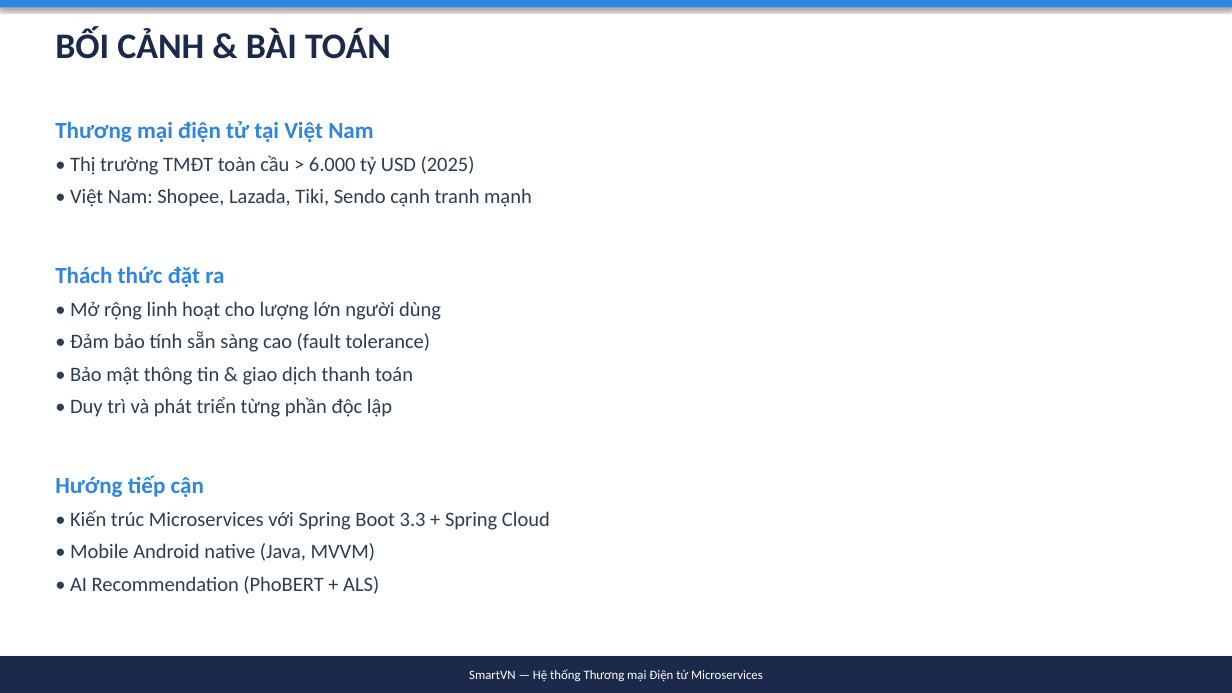
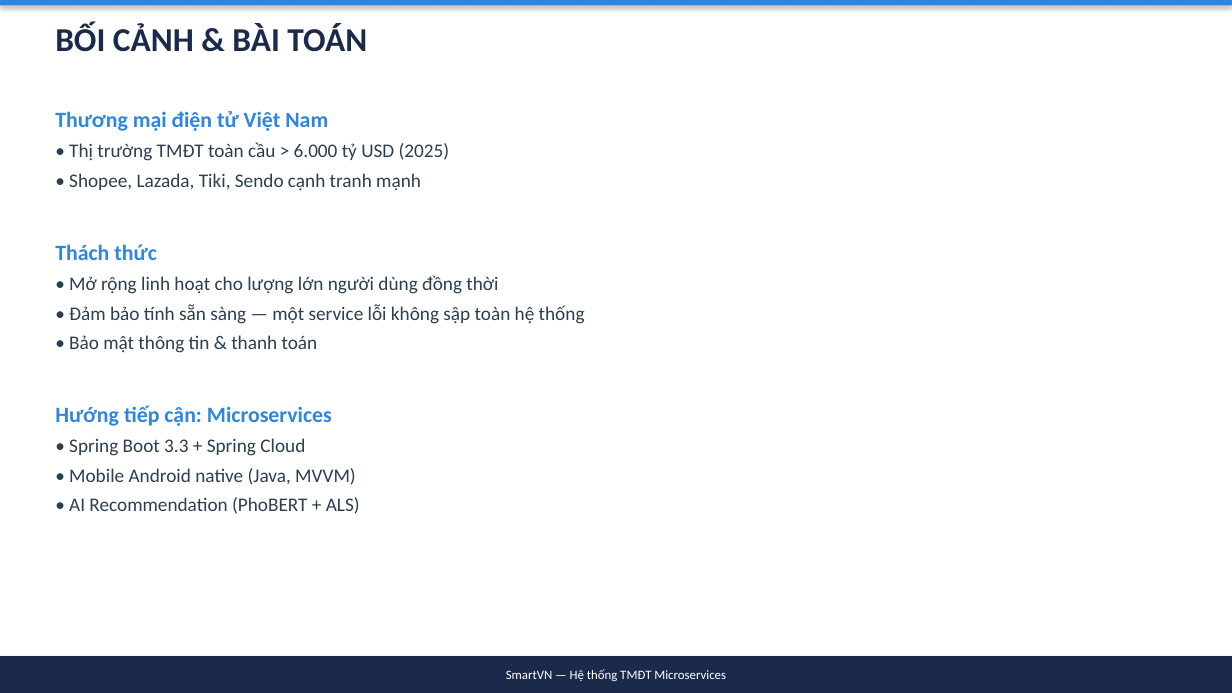
Before and after one commit to simasangggg/smartvn-report, a slide deck: slide 4 of SmartVN-Slides.pptx. Drawn at 1232x693 pixels with LibreOffice and Linux fonts; fonts in the diff are those of the drawing. Boxes give left, top, right and bottom in pixels: in the first picture for what was removed or moved away, otherwise in the second. Text is boxed around its words. In the diff, an @@ line names an element or a change of style, - is before the commit and + after.

Commit message:
refactor: Giảm slide xuống 23, tập trung Mobile
- Gộp 42 slides → 23 slides (gọn hơn, dễ trình bày)
- Mở rộng phần Mobile (6 slides): Login, Product, Cart/Checkout, Profile/Orders
- Giảm phần lý thuyết, tập trung demo UI + features
- Mỗi slide Mobile có ảnh screenshot + mô tả tính năng

```diff
--- a/SmartVN-Slides.pptx
+++ b/SmartVN-Slides.pptx
@@ text "BỐI CẢNH & BÀI TOÁN" at (55, 24, 367, 52): size 28 to 26 pt @@
@@ text "Thương mại điện tử Việt ...": place and size @@
-text "Thương mại điện tử Việt ..." at (55, 121, 550, 594)
+text "Thương mại điện tử Việt ..." at (55, 111, 585, 514)
@@ text at (55, 111, 328, 131): text changed; size 18 to 17 pt @@
-Thương mại điện tử tại Việt Nam
+Thương mại điện tử Việt Nam
@@ text at (69, 142, 450, 514): size 16 to 15 pt in "• Thị trường TMĐT toàn cầu > ...", "• Mobile Android native (Java, MVVM)", "• AI Recommendation (PhoBERT + ALS)"; less space between paragraphs @@
@@ text at (55, 173, 585, 456): text changed; size 16 to 15 pt @@
-• Việt Nam: Shopee, Lazada, Tiki, Sendo cạnh tranh mạnh
-Thách thức đặt ra
-• Mở rộng linh hoạt cho lượng lớn người dùng
-• Đảm bảo tính sẵn sàng cao (fault tolerance)
-• Bảo mật thông tin & giao dịch thanh toán
-• Duy trì và phát triển từng phần độc lập
-Hướng tiếp cận
-• Kiến trúc Microservices với Spring Boot 3.3 + Spring Cloud
+• Shopee, Lazada, Tiki, Sendo cạnh tranh mạnh
+Thách thức
+• Mở rộng linh hoạt cho lượng lớn người dùng đồng thời
+• Đảm bảo tính sẵn sàng — một service lỗi không sập toàn hệ thống
+• Bảo mật thông tin & thanh toán
+Hướng tiếp cận: Microservices
+• Spring Boot 3.3 + Spring Cloud
@@ text in rectangle at (506, 669, 726, 681): text changed @@
-SmartVN — Hệ thống Thương mại Điện tử Microservices
+SmartVN — Hệ thống TMĐT Microservices
```
Also in this commit, not shown: 15 other slides changed, 7 slides added, 26 slides removed, 1 other file.
